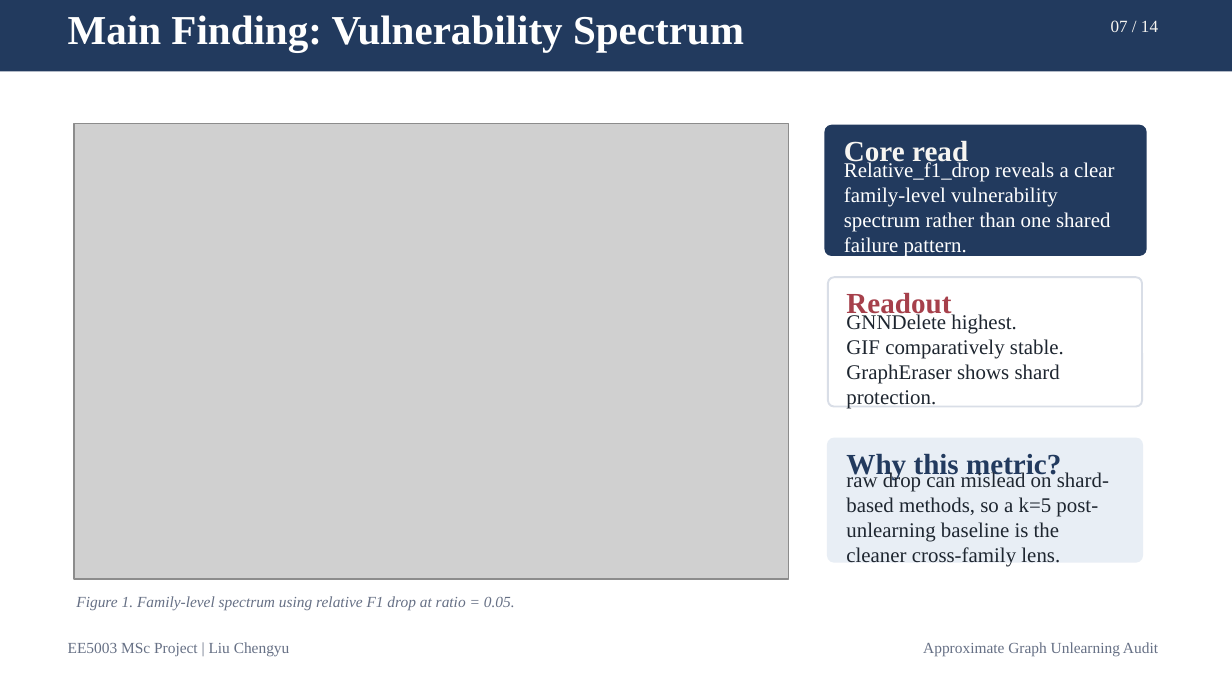
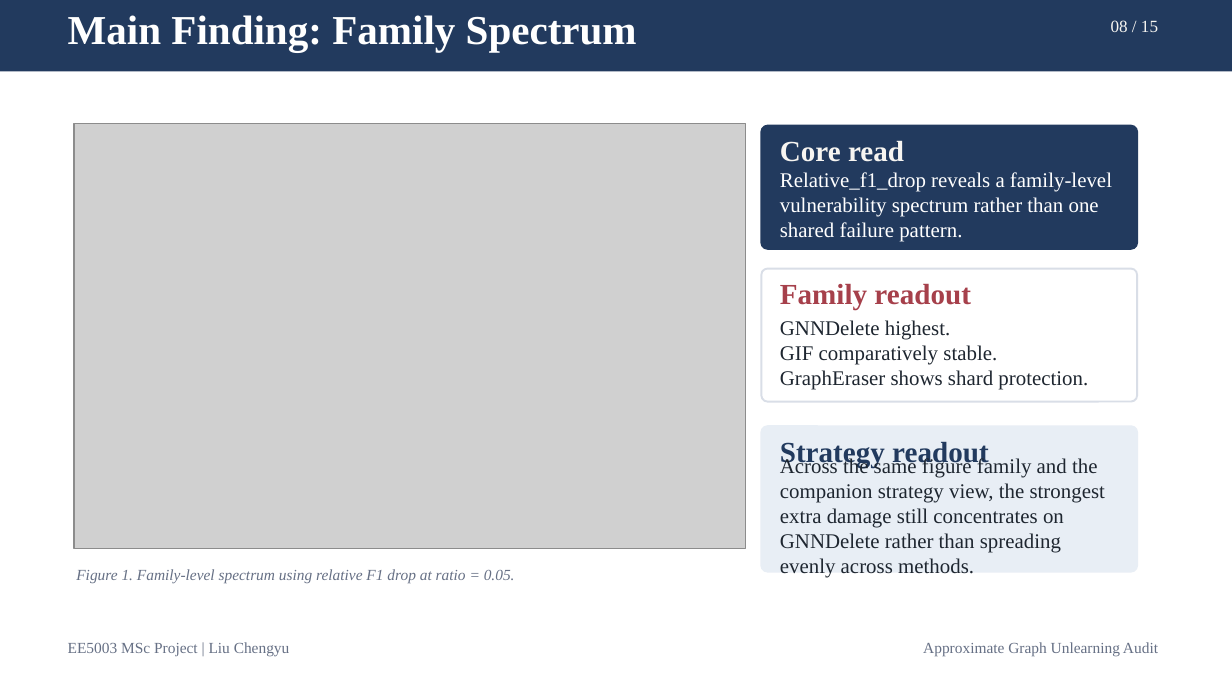
Before and after one commit to lelelelelelelelelelelelele/OpenGU, a slide deck: slide 8 of GULib-master/report/0417_5003report/ppt/out-test/final_15min_defense.pptx (slide 7 before the commit). Drawn at 1232x693 pixels with LibreOffice and Linux fonts; fonts in the diff are those of the drawing; grey boxes stand for pictures. Boxes give left, top, right and bottom in pixels: in the first picture for what was removed or moved away, otherwise in the second. Text is boxed around its words. In the diff, an @@ line names an element or a change of style, - is before the commit and + after.

```diff
--- a/GULib-master/report/0417_5003report/ppt/out-test/final_15min_defense.pptx
+++ b/GULib-master/report/0417_5003report/ppt/out-test/final_15min_defense.pptx
@@ text at <box>68,15,637,52</box>: text changed @@
-Main Finding: Vulnerability Spectrum
+Main Finding: Family Spectrum
@@ text at <box>1111,20,1158,32</box>: text changed @@
-07 / 14
+08 / 15
@@ picture: place and size @@
-picture at <box>74,123,788,579</box>
+picture at <box>74,123,745,548</box>
@@ rounded rectangle: place and size @@
-rounded rectangle at <box>825,126,1146,255</box>
+rounded rectangle at <box>761,126,1137,249</box>
@@ text "Core read" rewrapped from <box>844,140,968,167</box> to <box>780,140,904,162</box> @@
@@ text at <box>780,172,1112,242</box>: text changed @@
-Relative_f1_drop reveals a clear family-level vulnerability spectrum rather than one shared failure pattern.
+Relative_f1_drop reveals a family-level vulnerability spectrum rather than one shared failure pattern.
@@ proportions changed in 3 elements at <box>761,126,1137,249</box>, <box>761,426,1137,572</box>, <box>761,269,1137,402</box> @@
@@ rounded rectangle: place and size @@
-rounded rectangle at <box>828,277,1142,407</box>
+rounded rectangle at <box>761,269,1137,402</box>
@@ text at <box>780,284,971,310</box>: text changed @@
-Readout
+Family readout
@@ text "GNNDelete highest." rewrapped from <box>846,313,1064,409</box> to <box>780,320,1088,390</box> @@
@@ rounded rectangle: place and size @@
-rounded rectangle at <box>828,439,1142,562</box>
+rounded rectangle at <box>761,426,1137,572</box>
@@ text at <box>780,441,989,468</box>: text changed @@
-Why this metric?
+Strategy readout
@@ text at <box>780,457,1105,578</box>: text changed @@
-raw drop can mislead on shard-based methods, so a k=5 post-unlearning baseline is the cleaner cross-family lens.
+Across the same figure family and the companion strategy view, the strongest extra damage still concentrates on GNNDelete rather than spreading evenly across methods.
@@ text "Figure 1. Family-level spectrum using ...": place and size @@
-text "Figure 1. Family-level spectrum using ..." at <box>76,596,515,611</box>
+text "Figure 1. Family-level spectrum using ..." at <box>76,569,515,583</box>
```
Also in this commit, not shown: 12 other slides changed, 1 slide added, 6 other files.
